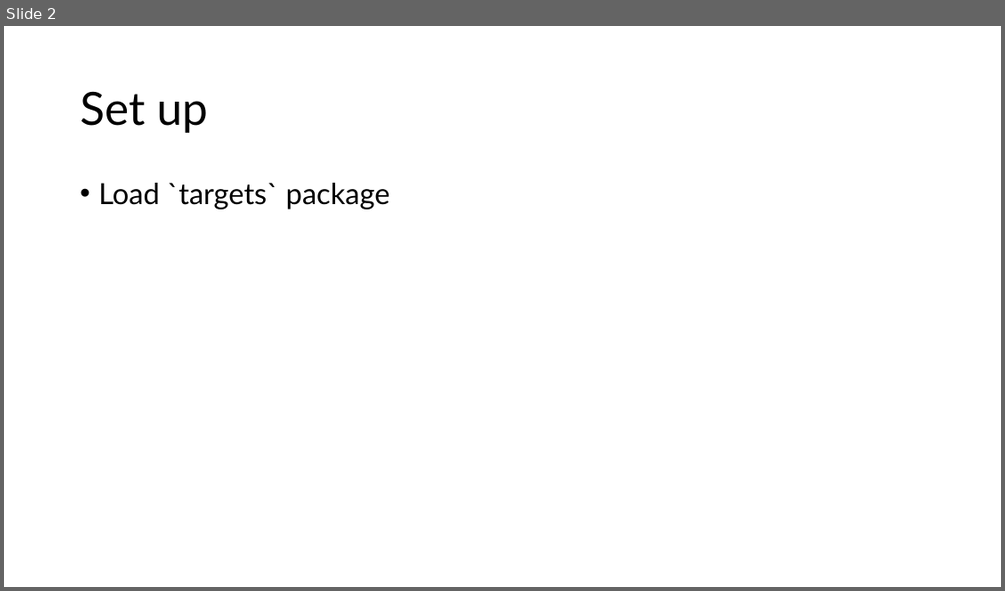
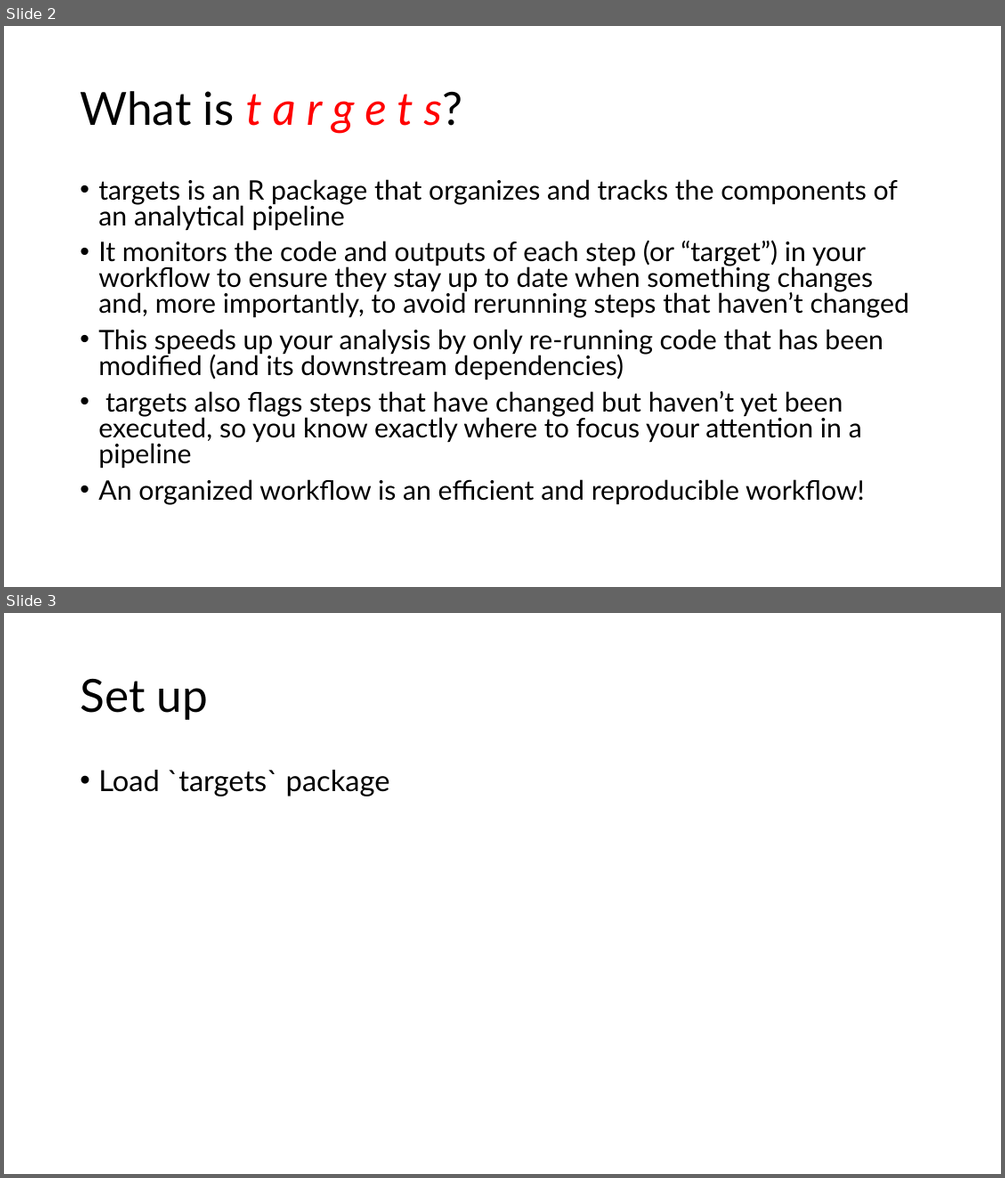
Before and after one commit to andreashandel/targets-tutorial, a slide deck: products/slides/idig-pres.pptx. Shown one above the other, each under a label of ours: slide 2 before the commit, slides 2 and 3 after it. The pictures are 1005x591 and 1005x1178 pixels, drawn with LibreOffice and Linux fonts; fonts in the diff are those of the drawing. Boxes give left, top, right and bottom in pixels: in the first picture for what was removed or moved away, otherwise in the second. Text is boxed around its words. In the diff, an @@ line names an element or a change of style, - is before the commit and + after.

```diff
--- a/products/slides/idig-pres.pptx
+++ b/products/slides/idig-pres.pptx
@@ slide 2 added at box(4, 26, 1001, 587), background #FFFFFF @@
@@ title added at box(80, 91, 463, 133), 44 pt, text #000000 @@
+What is t a r g e t s?
@@ text added at box(98, 179, 910, 504), 25.9 pt, text #000000 @@
+• targets is an R package that organizes and tracks the components of an analytical pipeline
+• It monitors the code and outputs of each step (or “target”) in your workflow to ensure they stay up to date when something changes and, more importantly, to avoid rerunning steps that haven’t changed
+• This speeds up your analysis by only re-running code that has been modified (and its downstream dependencies)
+• targets also flags steps that have changed but haven’t yet been executed, so you know exactly where to focus your attention in a pipeline
+• An organized workflow is an efficient and reproducible workflow!
@@ what was slide 2 is now slide 3 @@
```
Also in this commit, not shown: 1 other slide added, 1 slide removed.
